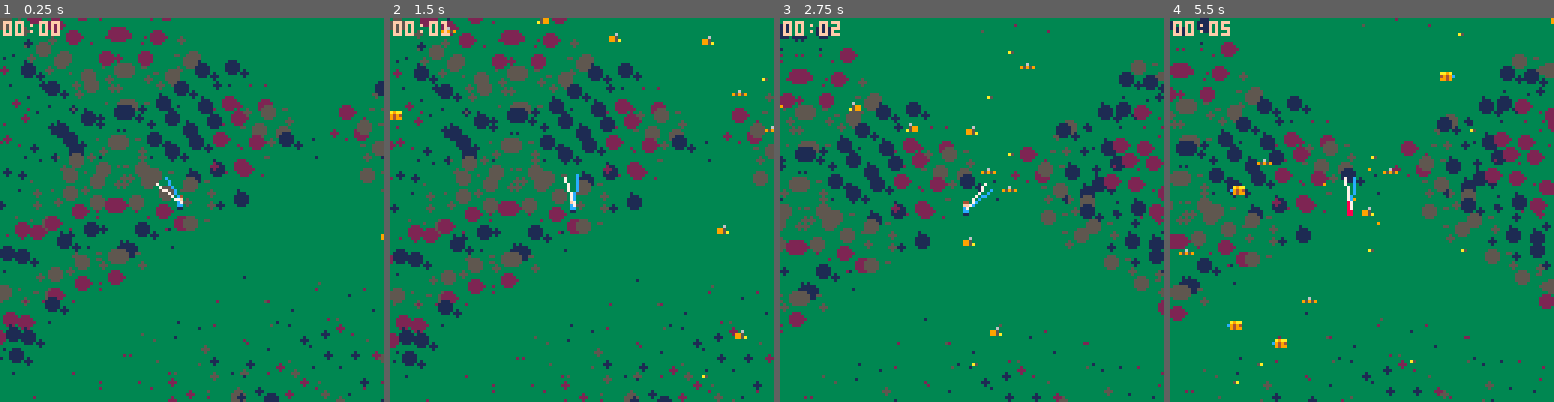
Above: before the commit, frames 1-4 (left to right).
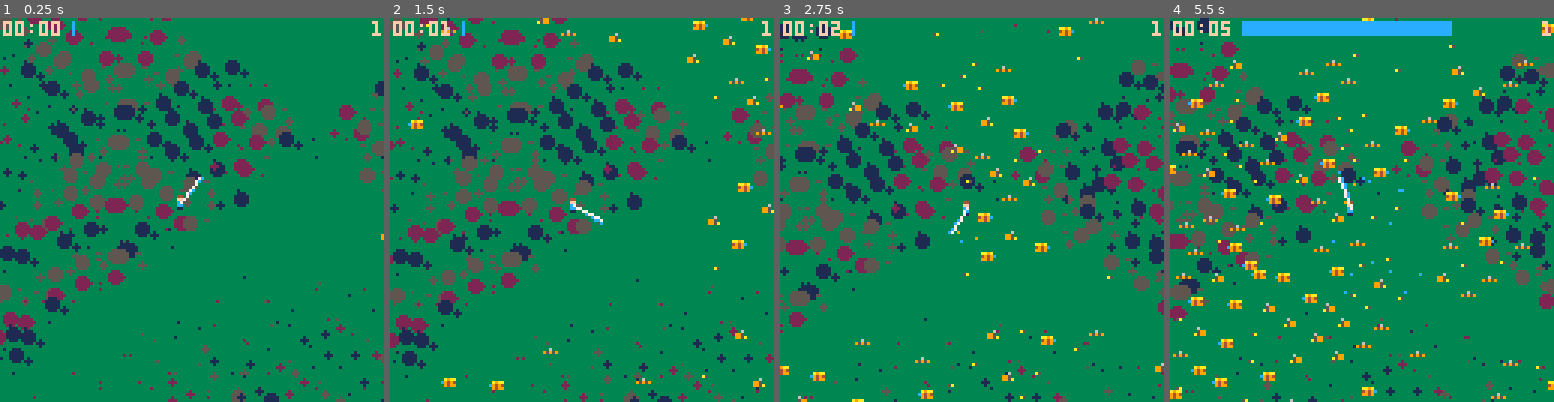
Above: after the commit, the same moments.

Repository: darabos/pico-8-projects
Game: PICO-8 cartridge buzz-survivor.p8
Two runs of this game, one before a commit and one after it. Both use one fixed random seed, a clock stepped at 60 frames per second and the inputs below.
Inputs:
- Up to frame 1 (0.25 s): no input
- Up to frame 2 (1.5 s): no input
- Up to frame 3 (2.75 s): hold Right 1.6-2.1 s; hold Up 2.15-2.42 s; hold Right from 2.47 s (still down)
- Up to frame 4 (5.5 s): release Right at 3.03 s; hold Left 3.08-3.58 s; hold Down 3.63-3.97 s; hold Right 4.02-4.68 s; hold Up 4.73-5.03 s; hold Left from 5.08 s (still down)

The runs differ from the first frame. In frame 1, 0.2% of the frame differs, in the area x 18-100%, y 0-48%; in frame 2, 1.6%; in frame 3, 2.5%; in frame 4, 7.7%, in the area x 0-100%, y 0-100%.

Commit message:
XP & levels.

Diff:
--- a/buzz-survivor.p8
+++ b/buzz-survivor.p8
@@ -3,7 +3,7 @@
 __lua__
 wpnclasses={
  {name="net",
-  phase=0,len=10,spd=0.05,dmg=1,
+  phase=0,len=10,spd=0.02,dmg=1,
   draw=function(s)
    line(
     p.x,p.y,
@@ -20,10 +20,10 @@
    for i=1,s.len\5 do
     local hx=p.x+5*i*cos(s.spd*s.phase)
     local hy=p.y+5*i*sin(s.spd*s.phase)
-    local k=collision_key({x=hx,y=hy},0)
+    local k=collisionkey({x=hx,y=hy},0)
     if k!=last then
      last=k
-     foreach(collision_map[k],function(e)
+     foreach(collisionmap[k],function(e)
       hit(e,s.dmg)
      end)
     end
@@ -34,13 +34,14 @@
 function _init()
  p={
   x=rnd(10000),y=rnd(10000),
-  spr=1,spd=1.5,
+  spr=1,spd=1.5,level=1,xp=0,
   weapons={wpnclasses[1]},
  }
  cam={x=p.x,y=p.y}
  start_time=t()
  effects={}
  enemies={}
+ xps={}
  for i=1,10 do
   add(enemies,newenemy())
  end
@@ -76,6 +77,14 @@
  cam.x+=0.05*(p.x+flr(p.vx*20))
  cam.y*=0.95
  cam.y+=0.05*(p.y+flr(p.vy*20))
+ --xp
+ local ck=collisionkey(cam,0)
+ for i=-6,7 do for j=-6,7 do
+  local v=xps[ck+i+100*j]
+  if v then for i=1,#v do
+   pset(v[i].x,v[i].y,12)
+  end end
+ end end
  --player
  if p.wounded then
   for i=1,15 do
@@ -110,12 +119,26 @@
   ..tostr(tt\60)
   ..(tt%60\10==0and":0"or":")
   ..tostr(tt%60),1,1,15)
- print(p.d,80,1,7)
+ rectfill(
+  24,1,
+  24+87*min(1,p.xp/p.nextlevelxp),5,12)
+ rprint(p.level,124,1,15)
+end
+
+function rprint(txt,x,y,c)
+ txt=tostr(txt)
+ print(txt,x-#txt*4+4,y,c)
 end
 
 function _update()
  ts+=1
  --player
+ p.nextlevelxp=10*p.level^2
+ if p.xp>=p.nextlevelxp then
+  p.xp-=p.nextlevelxp
+  p.level+=1
+  p.nextlevelxp=10*p.level^2
+ end
  p.wounded=false
  p.vx=0 p.vy=0
  if btn(⬅️) then
@@ -134,10 +157,23 @@
  end
  p.x+=p.vx
  p.y+=p.vy
+ --xp
+ local pk=collisionkey(p,-5)
+ for i=0,1 do for j=0,1 do
+  local v=xps[pk+i+100*j]
+  foreach(v,function(xp)
+   local dx=xp.x-p.x
+   local dy=xp.y-p.y
+   if abs(dx)+abs(dy)<5 then
+    del(v,xp)
+    p.xp+=xp.value
+   end
+  end)
+ end end
  --enemies
- collision_map={}
- local key=collision_key
- local collision=collision_map
+ collisionmap={}
+ local key=collisionkey
+ local collision=collisionmap
  for i,e in pairs(enemies) do
   local k=key(e,0)
   if collision[k] then
@@ -181,18 +217,17 @@
    end
   end end
  end
- if #enemies<250 and rnd(100)<10 then
+ if #enemies<250 and rnd(100)<100 then
   add(enemies,newenemy())
  end
  --weapons
- p.d=""
  foreach(p.weapons,function(w)
   w.update(w)
  end)
 end
 
-function collision_key(e,o)
- return (e.x-p.x+o)\10+(e.y-p.y+o)\10*100
+function collisionkey(e,o)
+ return (e.x+o)\10+(e.y+o)\10*100
 end
 
 function spawnpos()
@@ -207,7 +242,7 @@
 
 function newenemy()
  local x,y=spawnpos()
- local e={x=x,y=y,hp=1}
+ local e={x=x,y=y,hp=1,xp=1}
  e.spr=flr(rnd(4)+2)
  e.r=e.spr
  return e
@@ -218,6 +253,7 @@
  addeffect(e,dmg*2,9)
  if e.hp<=0 then
   del(enemies,e)
+  addxp(e,e.xp)
  end
 end
 
@@ -229,6 +265,25 @@
   add(effects,{
    c=c,x=p.x,y=p.y,ttl=rnd(5)+5,
    vx=s*cos(ph),vy=s*sin(ph)})
+ end
+end
+
+function addxp(p,n)
+ for i=0,n-1 do
+  local xp={
+   value=1,
+   x=p.x+rnd(i*2)-i,
+   y=p.y+rnd(i*2)-i}
+  local k=collisionkey(xp,0)
+  if xps[k] then
+   if #xps[k]<20 then
+    add(xps[k],xp)
+   else
+    xps[k][flr(rnd(20)+1)].value+=1
+   end
+  else
+   xps[k]={xp}
+  end
  end
 end
 __gfx__
